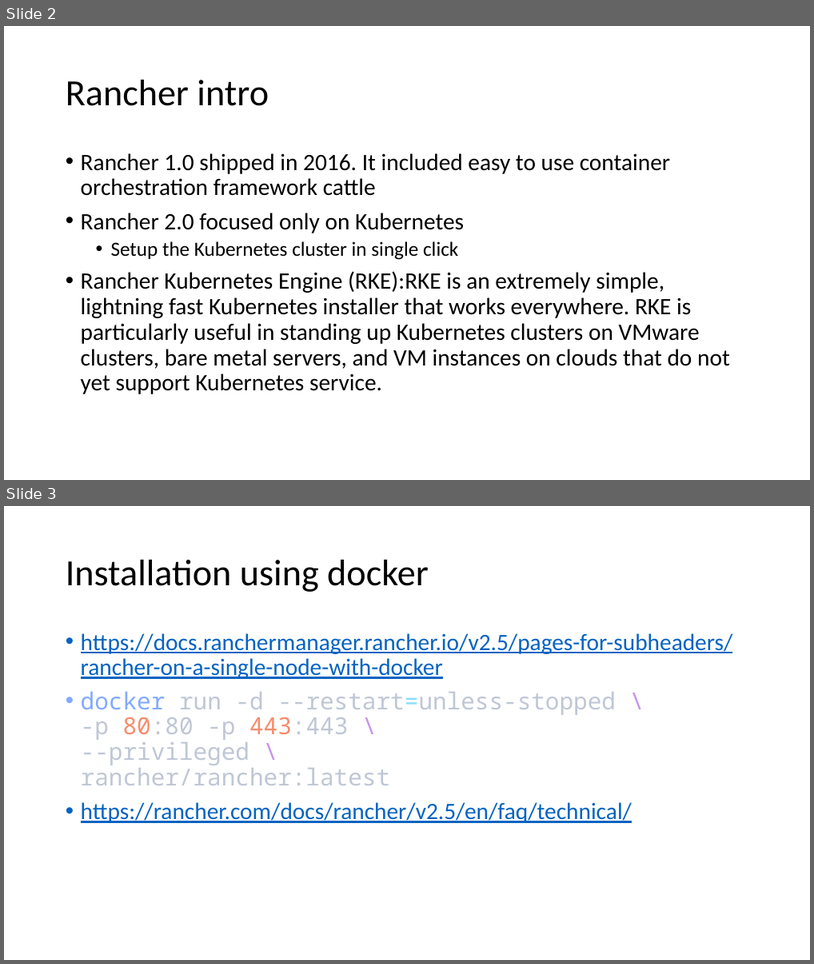
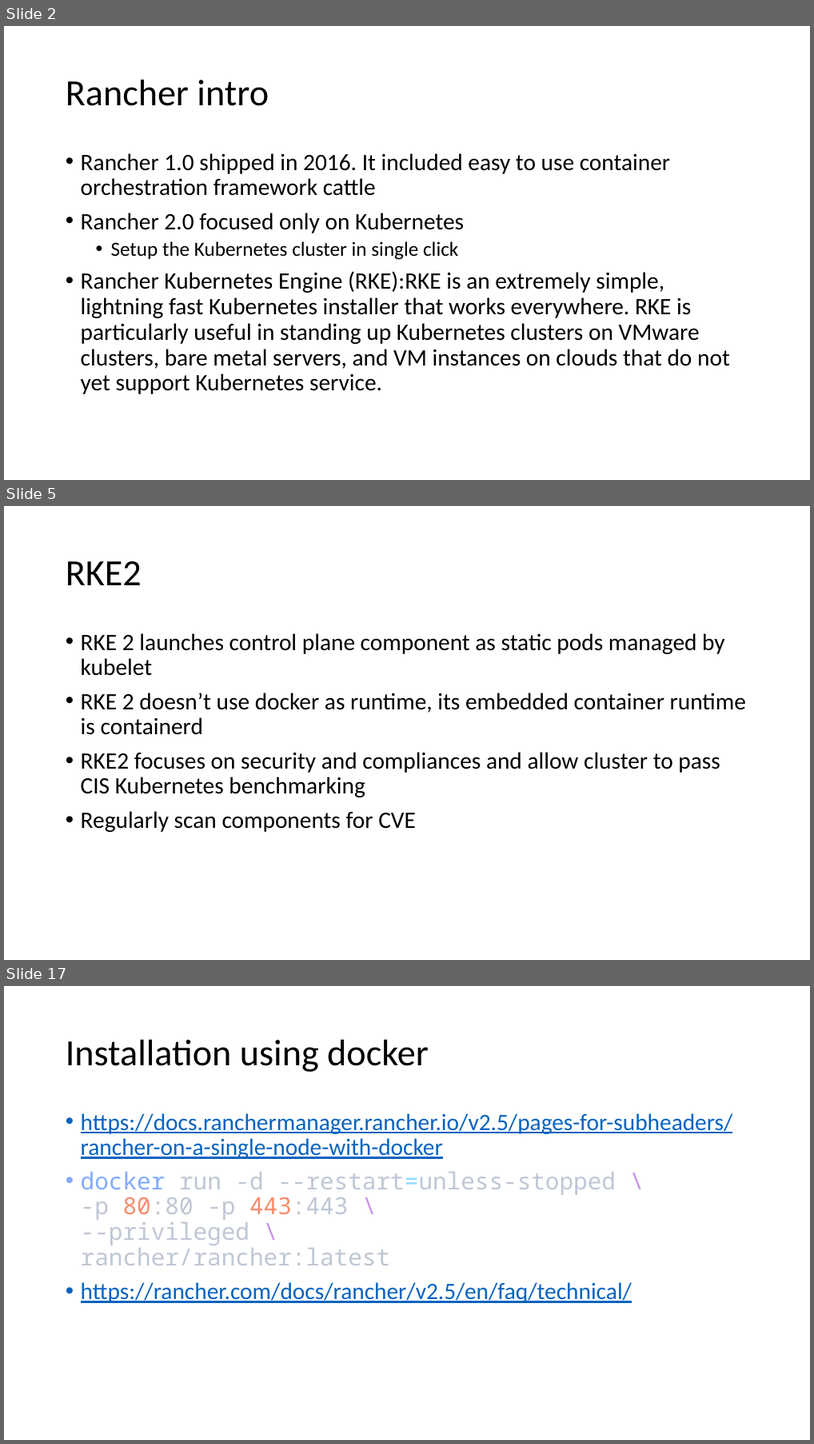
Before and after one commit to amitopenwriteup/my_proj, a slide deck: Rancher.pptx. Shown one above the other, each under a label of ours: slides 2 and 3 before the commit, slides 2, 5 and 17 after it; the slides between them are not shown. The pictures are 814x964 and 814x1444 pixels, drawn with LibreOffice and Linux fonts; fonts in the diff are those of the drawing. Boxes give left, top, right and bottom in pixels: in the first picture for what was removed or moved away, otherwise in the second. Text is boxed around its words. In the diff, an @@ line names an element or a change of style, - is before the commit and + after.

```diff
--- a/Rancher.pptx
+++ b/Rancher.pptx
@@ slide 5 added at bbox=[4, 506, 810, 960], background #FFFFFF @@
@@ title added at bbox=[66, 561, 142, 585], 44 pt, text #000000 @@
+RKE2
@@ text added at bbox=[81, 633, 746, 832], 28 pt, text #000000 @@
+• RKE 2 launches control plane component as static pods managed by kubelet
+• RKE 2 doesn’t use docker as runtime, its embedded container runtime is containerd
+• RKE2 focuses on security and compliances and allow cluster to pass CIS Kubernetes benchmarking
+• Regularly scan components for CVE
@@ what was slide 3 is now slide 17 @@
```
Also in this commit, not shown: 1 slide changed, 20 other slides added, 4 other files.
